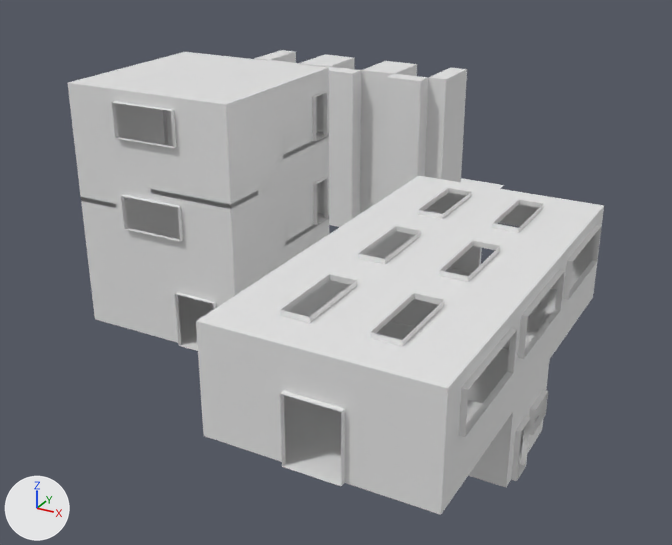
Renders of the Blender file Models/test_tileset/blockout.blend from each side of a commit.
One viewpoint serves both versions: a 50 mm lens placed at (-5.5, -32.6, 19.4), pointed at (-25.3, 3.4, 1.4). The axes (+X, +Y, +Z) are drawn at lower left. The lights are the same throughout. The first picture is the older version. Objects named as collision shapes, trigger or cutter boxes, shadow casters or lower levels of detail are left out.

The first picture shows 'Cube.001', 'Cube.006', 'Cube.007', 'Cube.008', 'Cube.018', 'Cube.019', 'Cube.020', 'Level1Geo', 'Level2Geo', 'Level2Ref -convcol.000', 'Level2Ref -convcol.001', 'Level2Ref -convcol.003', 'Level2Ref -convcol.004', 'Level2Ref -convcol.007', 'Level2Ref -convcol.011', 'Level2Ref -convcol.012', 'Level3Geo'.
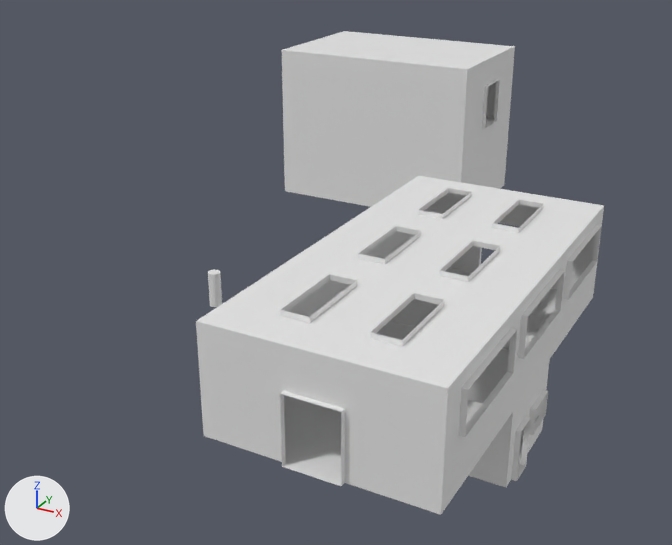
Not visible in the pictures: 'Level3Ref -convcol.008', 'Level3Ref -convcol.009', 'Level3Ref -convcol.012', 'Level3Ref -convcol.015', 'Level3Ref -convcol.007', 'Level3Ref -convcol.011', 'Level3Ref -convcol.016', 'Level3Ref -convcol.018', 'Level3Ref -convcol.002'.

Pixel boxes (x1, y1, x2, y2) of what changed, in the pictures (672 x 545 px):
'Level2Geo', hidden
    before: (68, 52, 329, 351)
'Level3Geo', reshaped, moved (mostly hidden before)
    before: (461, 178, 504, 189)
    after: (282, 31, 515, 207)
'Cube.007', deleted
    before: (328, 67, 361, 227)
'Cube.006', deleted
    before: (384, 74, 428, 198)
'Cube.001', deleted
    before: (425, 68, 467, 182)
'Cube.018', deleted
    before: (360, 61, 417, 214)
'Cube.019', deleted
    before: (299, 55, 355, 69)
'Cube.020', deleted
    before: (254, 50, 296, 63)
'Level2Ref -convcol.007', hidden
    before: (160, 70, 171, 146)
'Level2Ref -convcol.000', hidden
    before: (81, 197, 136, 208)
'Level2Ref -convcol.001', hidden
    before: (151, 189, 258, 209)
'Level3Ref -convcol', added
    after: (475, 115, 499, 135)
'Level2Ref -convcol.004', hidden
    before: (284, 131, 329, 157)
'Level2Ref -convcol.003', hidden
    before: (285, 212, 326, 246)
'Level3Ref -convcol.001', added
    after: (447, 60, 480, 98)
'Level3Ref -convcol.017', added
    after: (462, 96, 477, 105)
'Cube.008', deleted (mostly hidden)
    before: (267, 60, 299, 64)
'Level2Ref -convcol.012', hidden
    before: (285, 220, 288, 242)

Edits to the bpy script that builds the scene:
```text
Change me_plane_003:
    remove me_plane_003.from_pydata(...)  # 4 vertices, 1 face; spans x -6.0..6.0, y -4.0..4.0, z 0.0
    add me_plane_003.from_pydata(...)  # 112 vertices, 105 faces; spans x -6.22..5.98, y -4.45..3.75, z -4.79..4.21
    me_plane_003 part 1: the whole mesh is rebuilt
Change ob_level2geo:
    add ob_level2geo.hide_set(True)
Change ob_level2ref__convcol_001:
    add ob_level2ref__convcol_001.hide_set(True)  # its collection is switched off
Change ob_level2ref__convcol_000:
    add ob_level2ref__convcol_000.hide_set(True)  # its collection is switched off
Change ob_level2ref__convcol_003:
    add ob_level2ref__convcol_003.hide_set(True)  # its collection is switched off
Change ob_level2ref__convcol_004:
    add ob_level2ref__convcol_004.hide_set(True)  # its collection is switched off
Change ob_level2ref__convcol:
    add ob_level2ref__convcol.hide_set(True)  # its collection is switched off
Change ob_level2ref__convcol_007:
    add ob_level2ref__convcol_007.hide_set(True)  # its collection is switched off
Change ob_level2ref__convcol_008:
    add ob_level2ref__convcol_008.hide_set(True)  # its collection is switched off
Change ob_level2ref__convcol_011:
    add ob_level2ref__convcol_011.hide_set(True)  # its collection is switched off
Change ob_level2ref__convcol_012:
    add ob_level2ref__convcol_012.hide_set(True)  # its collection is switched off
Change ob_level3geo:
    ob_level3geo.location: (-30.0, 20.0, 0.0) -> (-29.78, 20.45, 4.79)
Remove ob_cube_001:
    ob_cube_001 = bpy.data.objects.new('Cube.001', me_cube_139)
Remove ob_cube_006:
    ob_cube_006 = bpy.data.objects.new('Cube.006', me_cube_140)
Remove ob_cube_007:
    ob_cube_007 = bpy.data.objects.new('Cube.007', me_cube_141)
Remove ob_cube_008:
    ob_cube_008 = bpy.data.objects.new('Cube.008', me_cube_142)
Remove ob_cube_018:
    ob_cube_018 = bpy.data.objects.new('Cube.018', me_cube_143)
Remove ob_cube_019:
    ob_cube_019 = bpy.data.objects.new('Cube.019', me_cube_144)
Remove ob_cube_020:
    ob_cube_020 = bpy.data.objects.new('Cube.020', me_cube_145)
Add ob_level3ref__convcol_002:
    ob_level3ref__convcol_002 = bpy.data.objects.new('Level3Ref -convcol.002', me_cube_095)  # a box spanning x -0.1..0.1, y -0.1..0.1, z -2.0..2.0
    ob_level3ref__convcol_002.location = (-25.9, 21.9, 7.0)
Add ob_level3ref__convcol_018:
    ob_level3ref__convcol_018 = bpy.data.objects.new('Level3Ref -convcol.018', me_cube_094)  # a box spanning x -0.1..0.1, y -0.9..0.9, z -0.1..0.1
    ob_level3ref__convcol_018.location = (-25.9, 16.9, 7.1)
Add ob_level3ref__convcol_017:
    ob_level3ref__convcol_017 = bpy.data.objects.new('Level3Ref -convcol.017', me_cube_093)  # a box spanning x -0.1..0.1, y -0.9..0.9, z -0.1..0.1
    ob_level3ref__convcol_017.location = (-24.1, 16.9, 7.1)
Add ob_level3ref__convcol_016:
    ob_level3ref__convcol_016 = bpy.data.objects.new('Level3Ref -convcol.016', me_cube_092)  # a box spanning x -0.1..0.1, y -0.9..0.9, z -0.1..0.1
    ob_level3ref__convcol_016.location = (-35.9, 16.9, 1.9)
Add ob_level3ref__convcol_011:
    ob_level3ref__convcol_011 = bpy.data.objects.new('Level3Ref -convcol.011', me_cube_092.copy())
    ob_level3ref__convcol_011.location = (-34.1, 16.9, 1.9)
Add ob_level3ref__convcol_007:
    ob_level3ref__convcol_007 = bpy.data.objects.new('Level3Ref -convcol.007', me_cube_089)  # a box spanning x -0.1..0.1, y -0.9..0.9, z -0.1..0.1
    ob_level3ref__convcol_007.location = (-31.1, 16.9, 2.6)
Add ob_level3ref__convcol_015:
    ob_level3ref__convcol_015 = bpy.data.objects.new('Level3Ref -convcol.015', me_cube_084)  # a box spanning x -0.1..0.1, y -0.1..0.1, z -1.75..1.75
    ob_level3ref__convcol_015.location = (-32.9, 17.9, 7.25)
Add ob_level3ref__convcol_012:
    ob_level3ref__convcol_012 = bpy.data.objects.new('Level3Ref -convcol.012', me_cube_083)  # a box spanning x -0.1..0.1, y -0.1..0.1, z -1.75..1.75
    ob_level3ref__convcol_012.location = (-31.1, 17.9, 7.25)
Add ob_level3ref__convcol_009:
    ob_level3ref__convcol_009 = bpy.data.objects.new('Level3Ref -convcol.009', me_cube_080)  # a box spanning x -0.1..0.1, y -0.1..0.1, z -0.75..0.75
    ob_level3ref__convcol_009.location = (-27.1, 17.9, 8.25)
Add ob_level3ref__convcol_008:
    ob_level3ref__convcol_008 = bpy.data.objects.new('Level3Ref -convcol.008', me_cube_079)  # a box spanning x -0.1..0.1, y -0.1..0.1, z -0.75..0.75
    ob_level3ref__convcol_008.location = (-28.9, 17.9, 8.25)
Add ob_level3ref__convcol_001:
    ob_level3ref__convcol_001 = bpy.data.objects.new('Level3Ref -convcol.001', me_cube_057)  # a box spanning x -1.0..1.0, y -0.1..0.1, z -1.0..1.0
    ob_level3ref__convcol_001.location = (-25.0, 17.9, 8.0)
Add ob_level3ref__convcol:
    ob_level3ref__convcol = bpy.data.objects.new('Level3Ref -convcol', me_cube_049)  # a box spanning x -1.0..1.0, y -2.1..2.1, z -0.1..0.1
    ob_level3ref__convcol.location = (-25.0, 19.9, 4.9)
```
